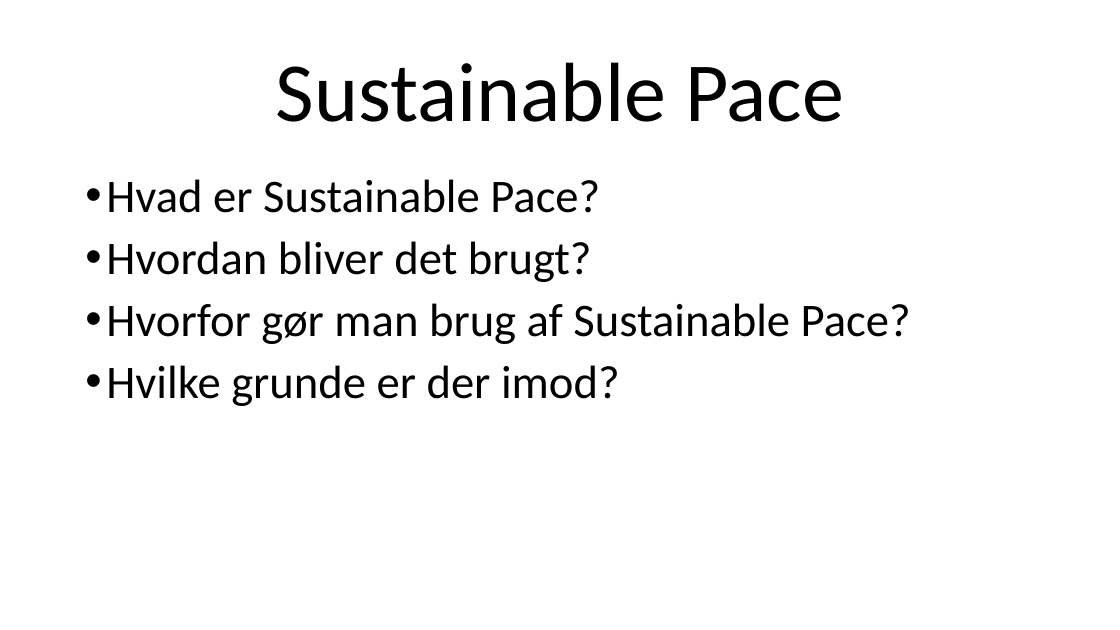
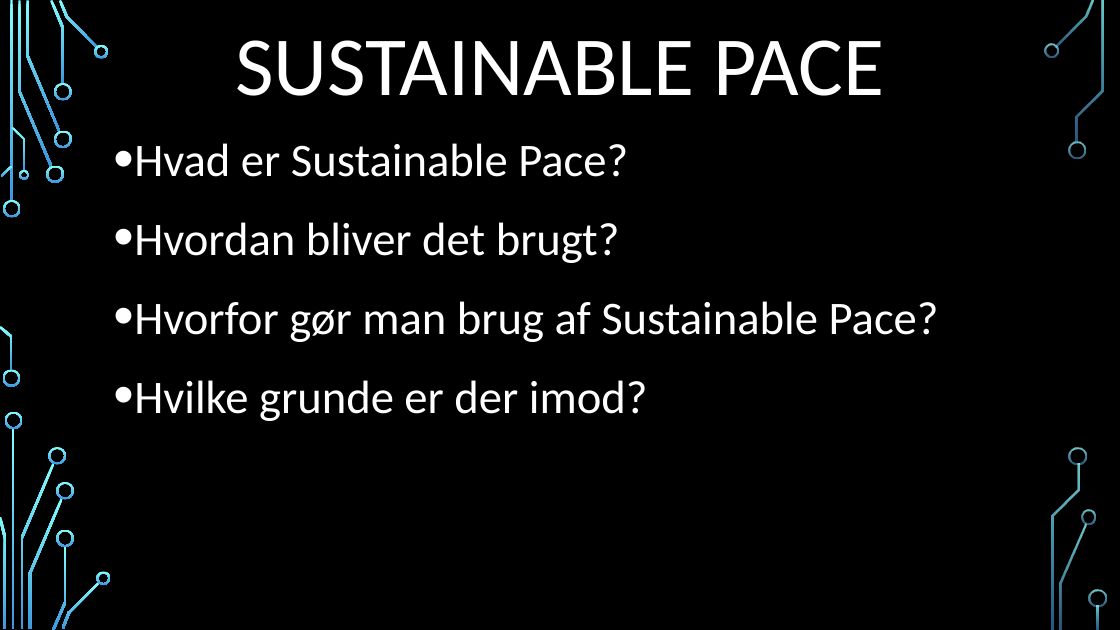
Before and after one commit to AndersSkovNielsen/LightManagement, a slide deck: slide 4 of Eksamen powerpoint.pptx. Drawn at 1120x630 pixels with LibreOffice and Linux fonts; fonts in the diff are those of the drawing; background and template pictures are left out. Boxes give left, top, right and bottom in pixels: in the first picture for what was removed or moved away, otherwise in the second. Text is boxed around its words. In the diff, an @@ line names an element or a change of style, - is before the commit and + after.

```diff
--- a/Eksamen powerpoint.pptx
+++ b/Eksamen powerpoint.pptx
@@ background #FFFFFF to picture (left out) @@
@@ title at box(235, 40, 884, 96): text changed; text colour #000000 to #FFFFFF @@
-Sustainable Pace
+SUSTAINABLE PACE
@@ text "Hvad er Sustainable Pace?": place and size @@
-text "Hvad er Sustainable Pace?" at box(106, 179, 911, 406)
+text "Hvad er Sustainable Pace?" at box(134, 143, 939, 421)
@@ text "Hvad er Sustainable Pace?" at box(134, 143, 939, 421): text colour #000000 to #FFFFFF; line spacing 0.9 to 1.2 @@
@@ group added at box(0, 0, 1107, 630): 33 freeform shapes, 3 rectangles @@
```
Also in this commit, not shown: 8 other slides changed.
